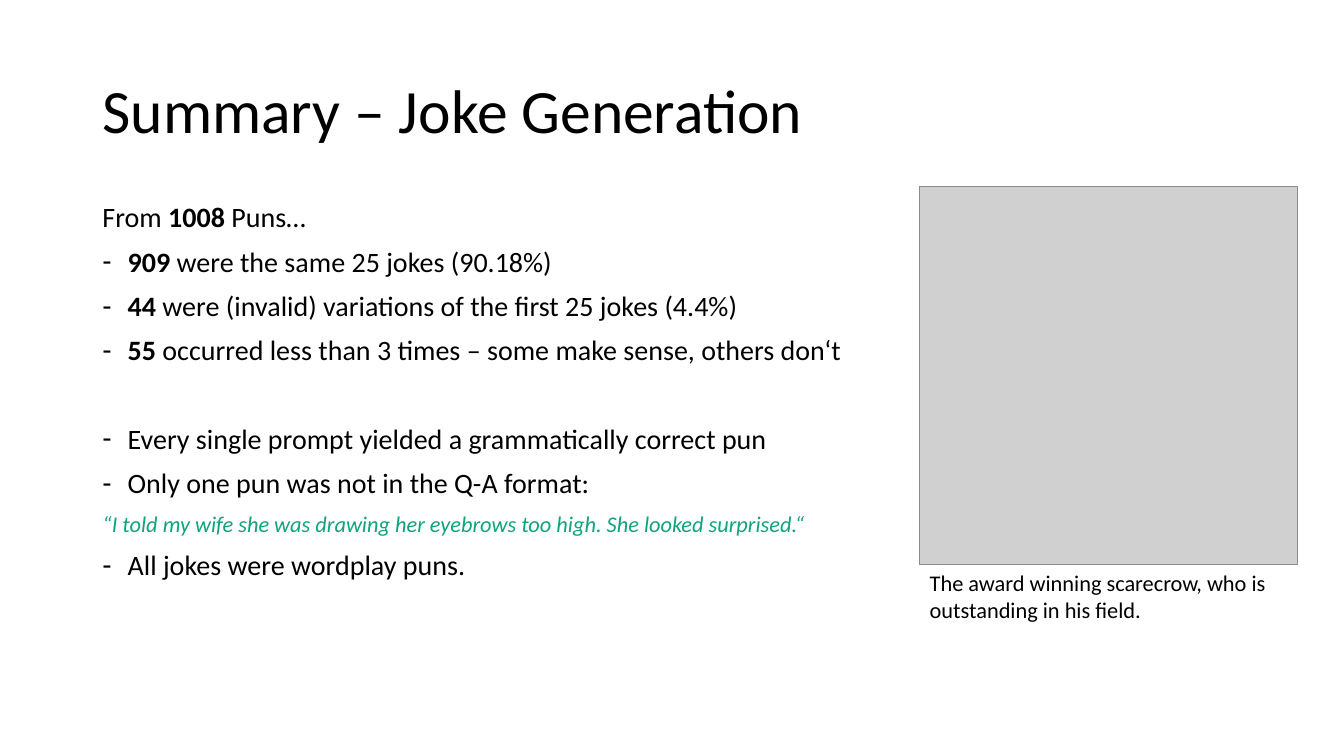
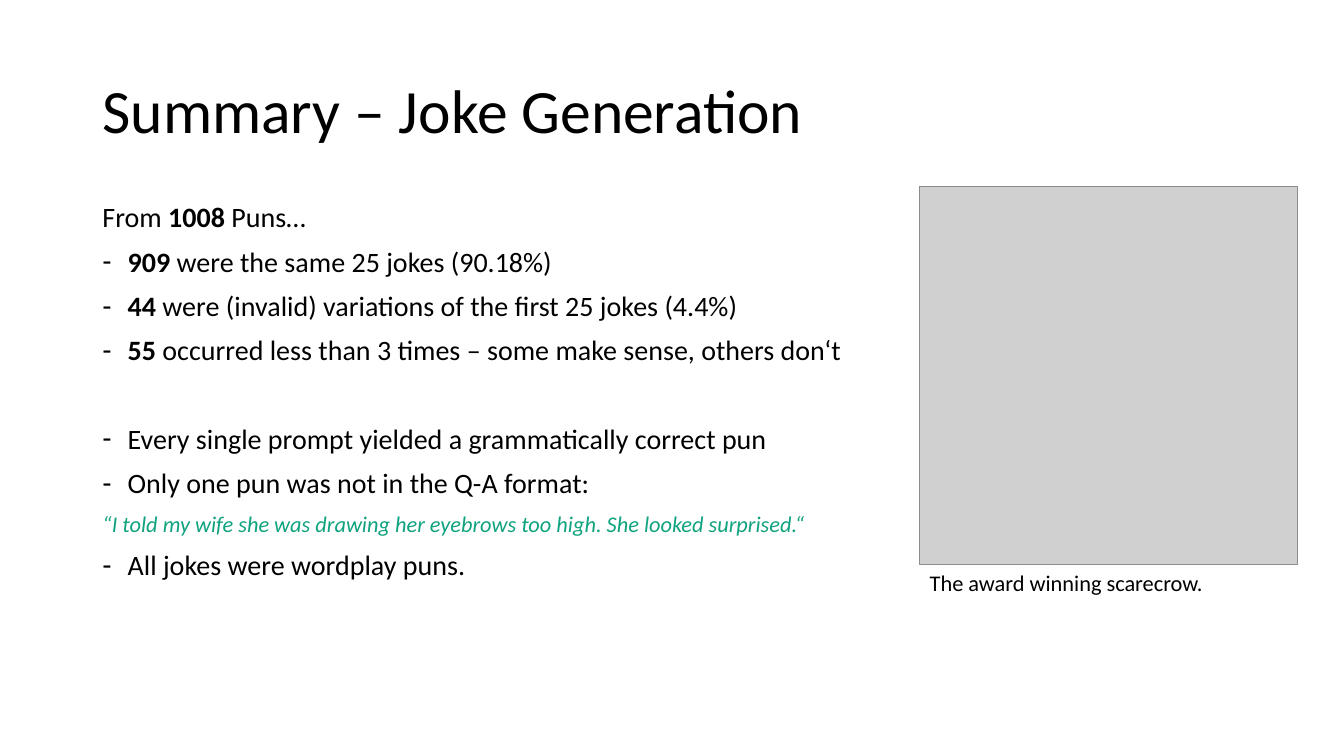
Before and after one commit to sciphie/JokeGPT, a slide deck: slide 15 of ChatGPT is fun –.pptm (slide 16 before the commit). Drawn at 1344x756 pixels with LibreOffice and Linux fonts; fonts in the diff are those of the drawing; grey boxes stand for pictures. Boxes give left, top, right and bottom in pixels: in the first picture for what was removed or moved away, otherwise in the second. Text is boxed around its words. In the diff, an @@ line names an element or a change of style, - is before the commit and + after.

```diff
--- a/ChatGPT is fun –.pptm
+++ b/ChatGPT is fun –.pptm
@@ text at box(930, 575, 1203, 595): text changed @@
-The award winning scarecrow, who is outstanding in his field.
+The award winning scarecrow.
```
Also in this commit, not shown: 14 other slides changed, 1 slide added, 2 slides removed, 21 other files.
